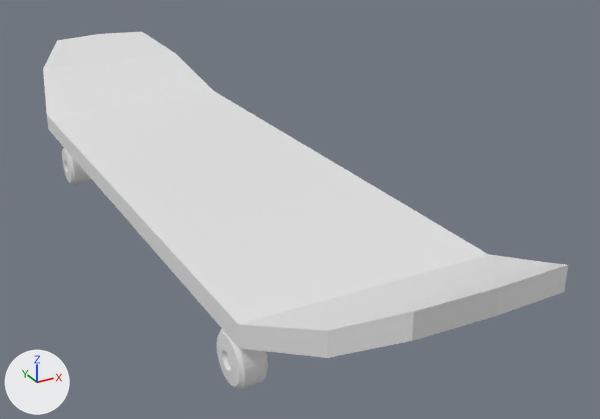
The Blender file Assets/Models/Skateboard/SkateboardTre.blend, before and after one commit.
The view is the same before and after, from a 50 mm lens placed at (-1.09, -2.57, 1.35), pointed at (0.22, -0.18, 0.15). The lights are fixed; the arrows at lower left show +X, +Y and +Z.

Before the edit, the objects in view are built like this:
```python
me_cube_003 = bpy.data.meshes.new('Cube.003')
me_cube_003.from_pydata(...)  # 42 vertices, 44 faces; spans x -0.39..0.39, y -1.4..1.47, z 0.36..0.66
me_cylinder_010 = bpy.data.meshes.new('Cylinder.010')
me_cylinder_010.from_pydata(...)  # 160 vertices, 129 faces; spans x -1.0..1.0, y -1.0..1.0, z 0.0..0.53
me_cylinder_011 = bpy.data.meshes.new('Cylinder.011')
me_cylinder_011.from_pydata(...)  # 160 vertices, 129 faces; spans x -1.0..1.0, y -1.0..1.0, z 0.0..0.53
ob_cube = bpy.data.objects.new('Cube', me_cube_003)
ob_cube.location = (0.0, -0.038, -0.145)
ob_wheel3_002 = bpy.data.objects.new('Wheel3.002', me_cylinder_010)
ob_wheel3_002.location = (-0.316, 0.843, 0.087)
ob_wheel3_002.rotation_euler = (3.142, 1.571, 0.0)  # degrees (180, 90, 0)
ob_wheel3_002.scale = (0.0849, 0.0849, 0.0849)
_m = ob_wheel3_002.modifiers.new('Mirror', 'MIRROR')
_m.use_axis = (False, False, True)
ob_wheel3_003 = bpy.data.objects.new('Wheel3.003', me_cylinder_011)
ob_wheel3_003.location = (-0.316, -0.829, 0.087)
ob_wheel3_003.rotation_euler = (3.142, 1.571, 0.0)  # degrees (180, 90, 0)
ob_wheel3_003.scale = (0.0849, 0.0849, 0.0849)
_m = ob_wheel3_003.modifiers.new('Mirror', 'MIRROR')
_m.use_axis = (False, False, True)
```
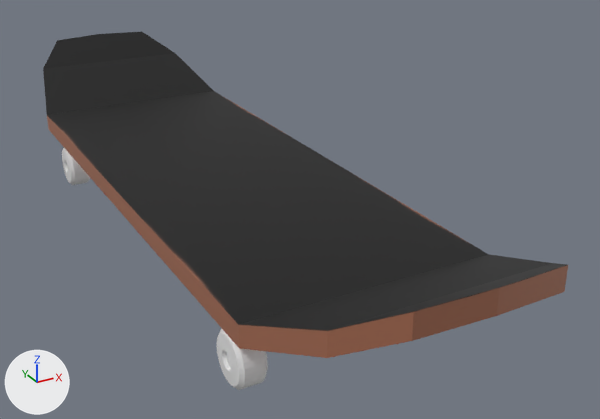
Where the change shows, as pixel boxes [x1, y1, x2, y2] in the pictures (600 x 419 px):
'Cube', recoloured (white to black)
    both: [43, 32, 568, 358]

The edits, one by one:
Picture 'Deck.png' (img_deck_png) is new.
Material 'Material' (mat_material) is new.
Its texture is img_deck_png.
me_cube_003 has 42 vertices, 44 faces and spans x -0.39..0.39, y -1.4..1.47, z 0.36..0.66.
me_cube_003 now uses material mat_material (picture img_deck_png).
